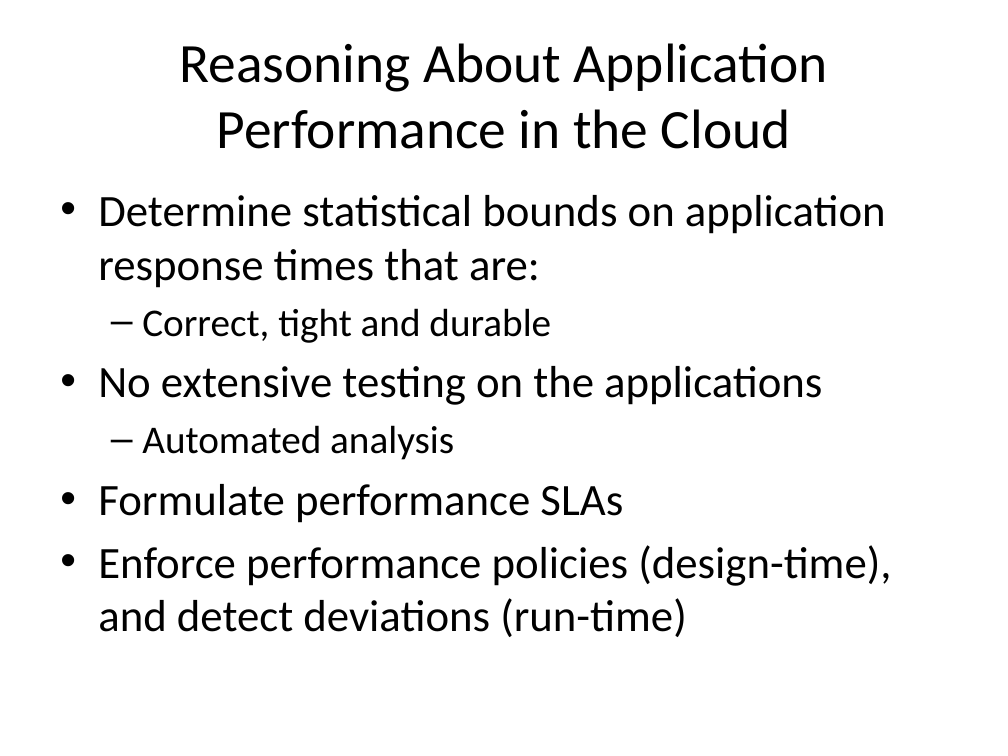
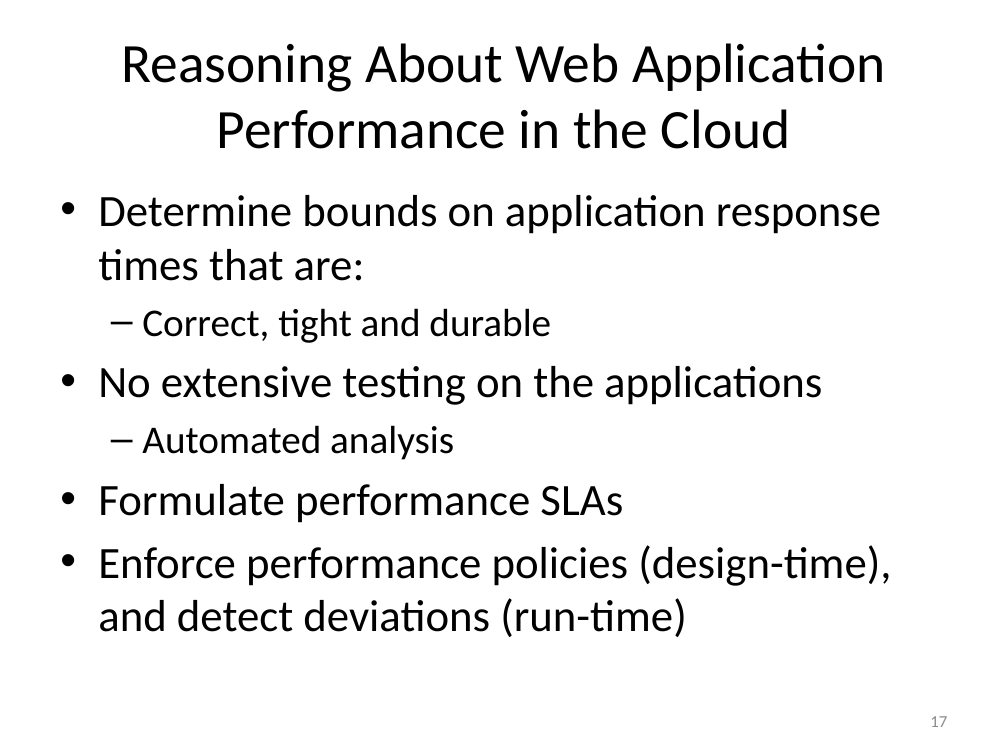
Before and after one commit to Dithn/eager-appscale, a slide deck: slide 17 of Eager/elk-experiment/appserver/system_design.pptx. Drawn at 1008x756 pixels with LibreOffice and Linux fonts; fonts in the diff are those of the drawing. Boxes give left, top, right and bottom in pixels: in the first picture for what was removed or moved away, otherwise in the second. Text is boxed around its words. In the diff, an @@ line names an element or a change of style, - is before the commit and + after.

```diff
--- a/Eager/elk-experiment/appserver/system_design.pptx
+++ b/Eager/elk-experiment/appserver/system_design.pptx
@@ title at [121,43,886,149]: text changed @@
-Reasoning About Application Performance in the Cloud
+Reasoning About Web Application Performance in the Cloud
@@ text at [98,195,881,281]: text changed @@
-• Determine statistical bounds on application response times that are:
+• Determine bounds on application response times that are:
@@ page number added at [930,716,947,727], 12 pt, text #8C8C8C @@
+17
```
Also in this commit, not shown: 43 other slides changed.
